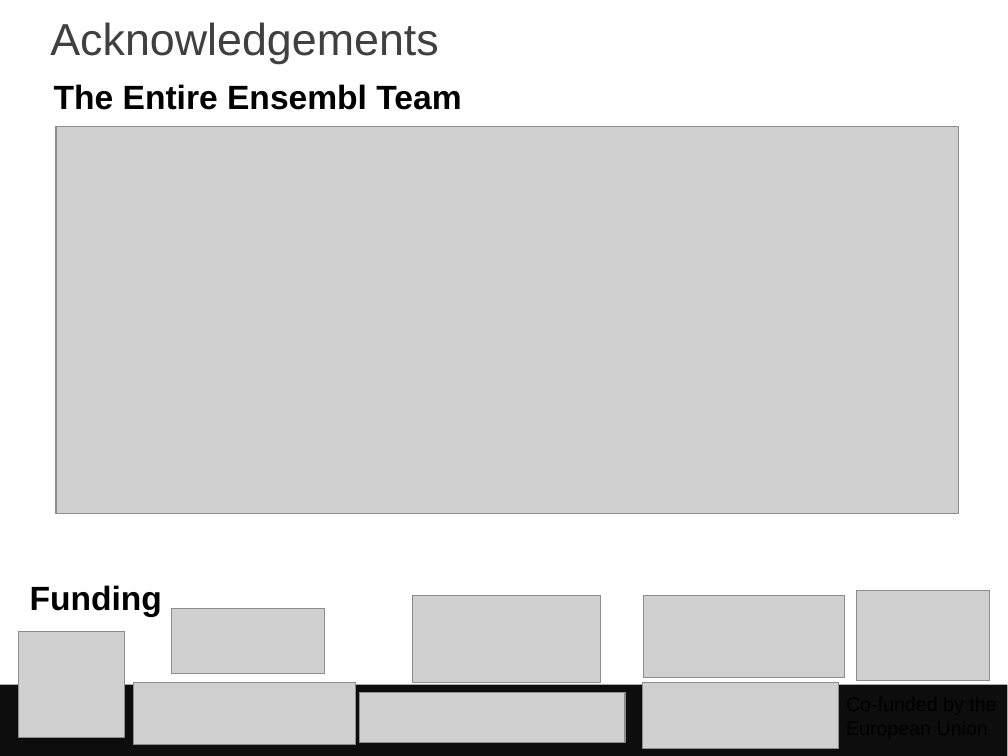
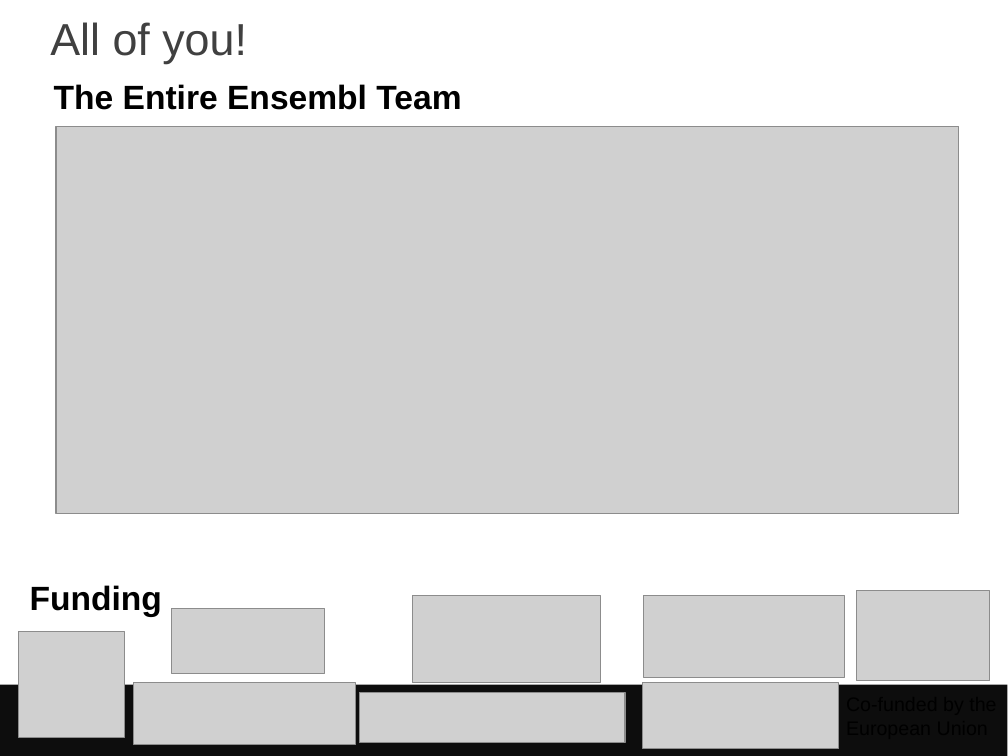
Before and after one commit to avullo/presentations, a slide deck: slide 35 of 2017/data-review-12-17/talk.odp (slide 25 before the commit). Drawn at 1008x756 pixels with LibreOffice and Linux fonts; fonts in the diff are those of the drawing; grey boxes stand for pictures; background and template pictures are left out. Boxes give left, top, right and bottom in pixels: in the first picture for what was removed or moved away, otherwise in the second. Text is boxed around its words. In the diff, an @@ line names an element or a change of style, - is before the commit and + after.

```diff
--- a/2017/data-review-12-17/talk.odp
+++ b/2017/data-review-12-17/talk.odp
@@ title at (50,22,247,64): text changed @@
-Acknowledgements
+All of you!
```
Also in this commit, not shown: 2 other slides changed, 10 slides added.
